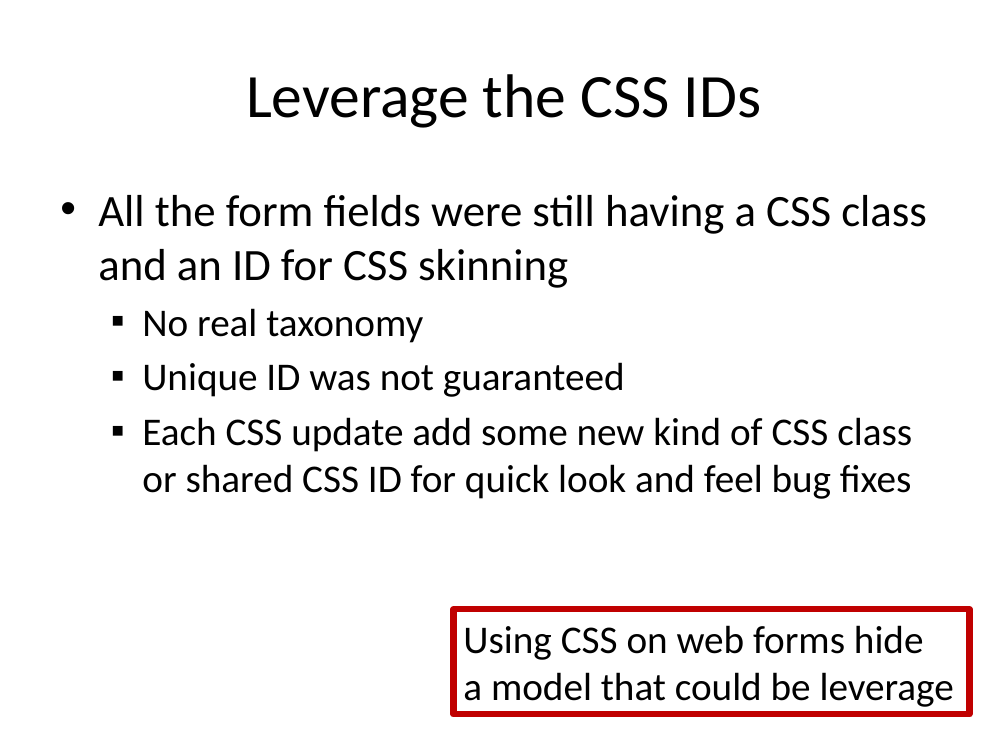
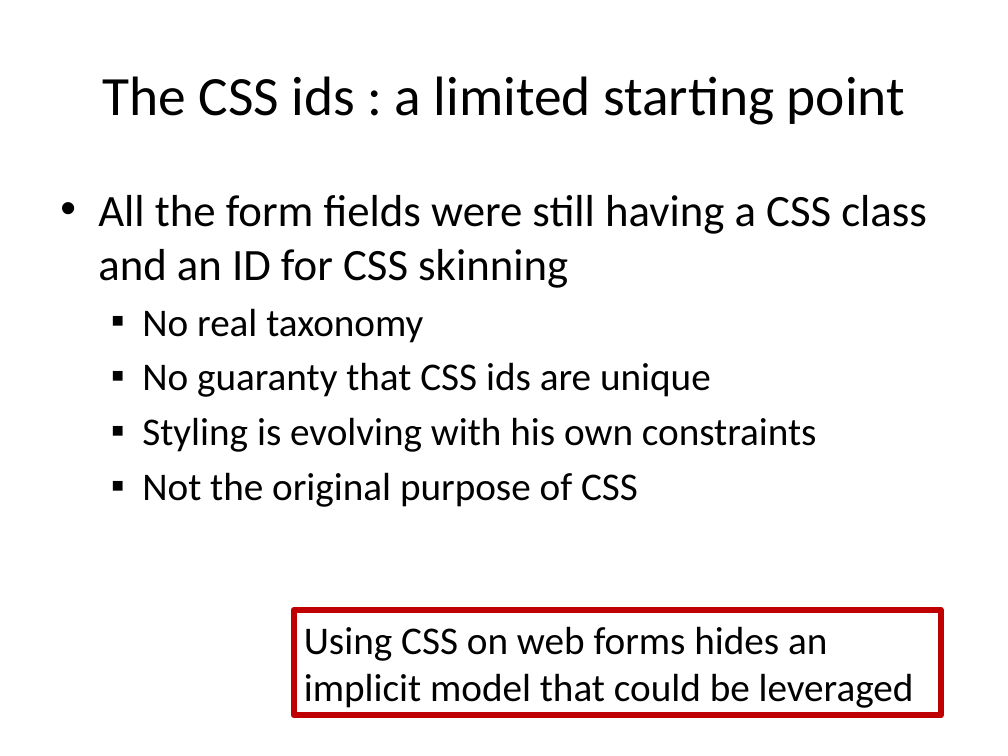
Before and after one commit to lesfurets/mdl4ui, a slide deck: slide 7 of mdl4ui-docs/mdl4ui_cg2013.pptx. Drawn at 1008x756 pixels with LibreOffice and Linux fonts; fonts in the diff are those of the drawing. Boxes give left, top, right and bottom in pixels: in the first picture for what was removed or moved away, otherwise in the second. Text is boxed around its words. In the diff, an @@ line names an element or a change of style, - is before the commit and + after.

Commit message:
udpated field & screen class diagrams
typo in PPT

```diff
--- a/mdl4ui-docs/mdl4ui_cg2013.pptx
+++ b/mdl4ui-docs/mdl4ui_cg2013.pptx
@@ title at (x1=102, y1=76, x2=905, y2=125): text changed; size 44 to 39.6 pt @@
-Leverage the CSS IDs
+The CSS ids : a limited starting point
@@ text at (x1=142, y1=362, x2=817, y2=507): text changed @@
-  ▪ Unique ID was not guaranteed
-  ▪ Each CSS update add some new kind of CSS class or shared CSS ID for quick look and feel bug fixes
+  ▪ No guaranty that CSS ids are unique
+  ▪ Styling is evolving with his own constraints
+  ▪ Not the original purpose of CSS
@@ rectangle "Using CSS on web forms ..." resized from (x1=454, y1=609, x2=970, y2=714) to (x1=294, y1=610, x2=941, y2=715) @@
@@ text in rectangle at (x1=304, y1=626, x2=914, y2=708): text changed @@
-Using CSS on web forms hide
-a model that could be leverage
+Using CSS on web forms hides an implicit model that could be leveraged
```
Also in this commit, not shown: 10 other slides changed, 3 other files.
